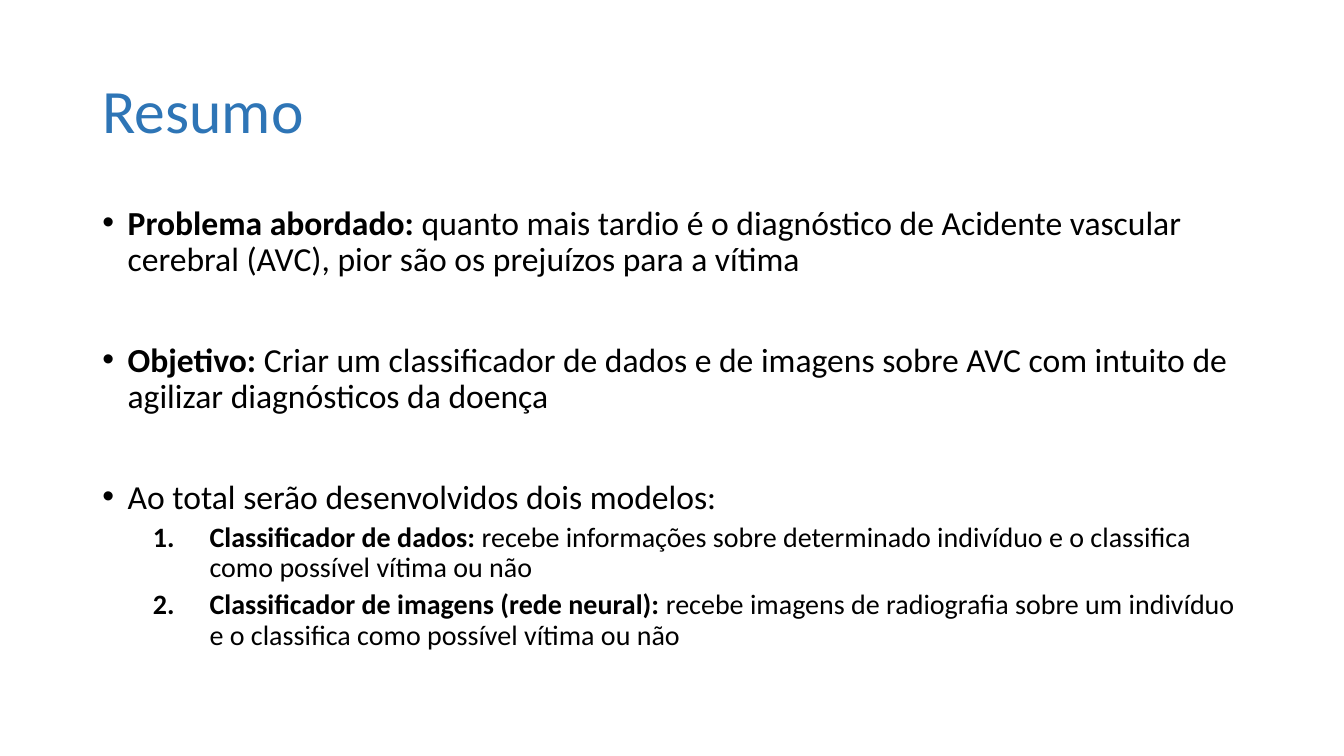
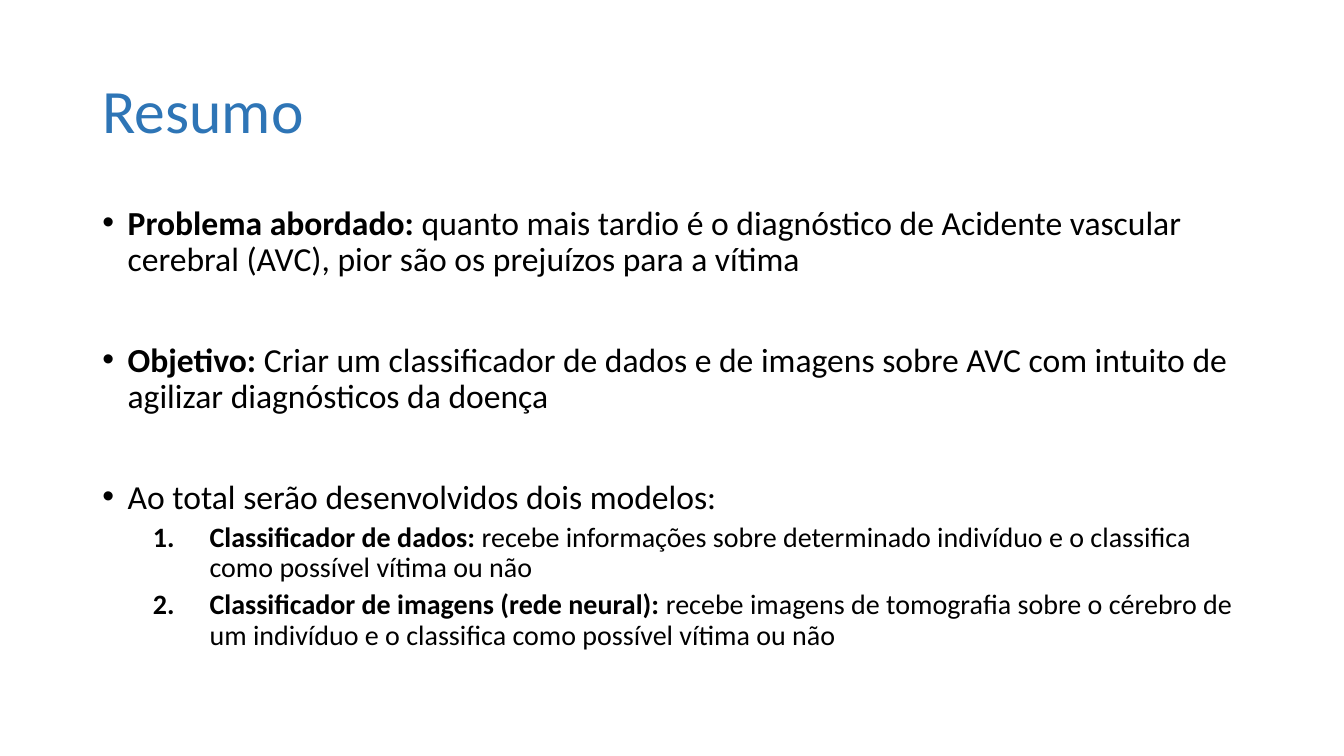
Before and after one commit to ViniPilan/avc-modeling, a slide deck: slide 3 of avc-images/apresentação II.pptx. Drawn at 1344x756 pixels with LibreOffice and Linux fonts; fonts in the diff are those of the drawing. Boxes give left, top, right and bottom in pixels: in the first picture for what was removed or moved away, otherwise in the second. Text is boxed around its words. In the diff, an @@ line names an element or a change of style, - is before the commit and + after.

```diff
--- a/avc-images/apresentação II.pptx
+++ b/avc-images/apresentação II.pptx
@@ text at (x1=210, y1=593, x2=1232, y2=650): text changed @@
-  2. Classificador de imagens (rede neural): recebe imagens de radiografia sobre um indivíduo e o classifica como possível vítima ou não
+  2. Classificador de imagens (rede neural): recebe imagens de tomografia sobre o cérebro de um indivíduo e o classifica como possível vítima ou não
```
Also in this commit, not shown: 3 other slides changed, 2 slides added, 1 slide removed.
